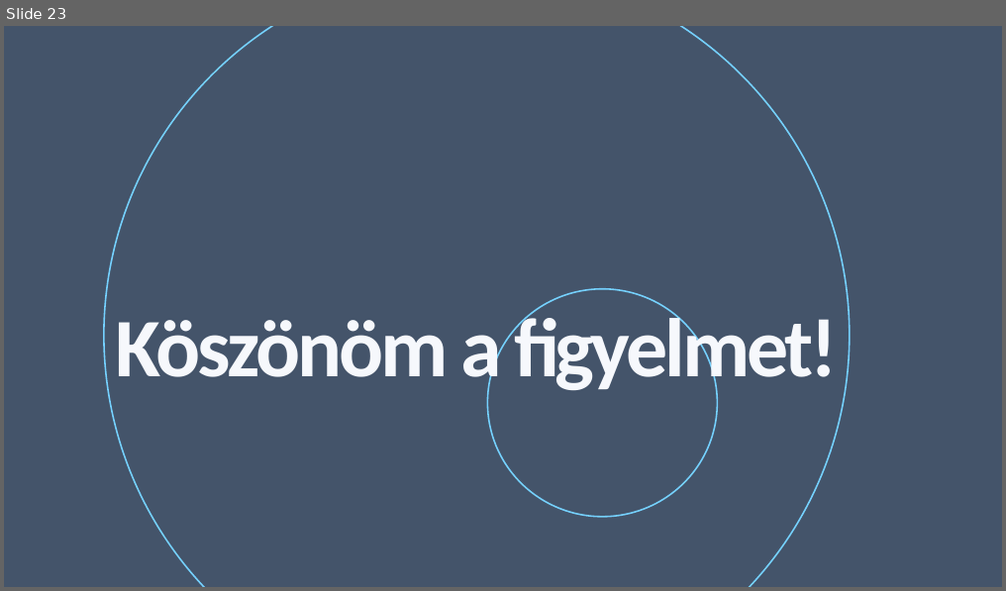
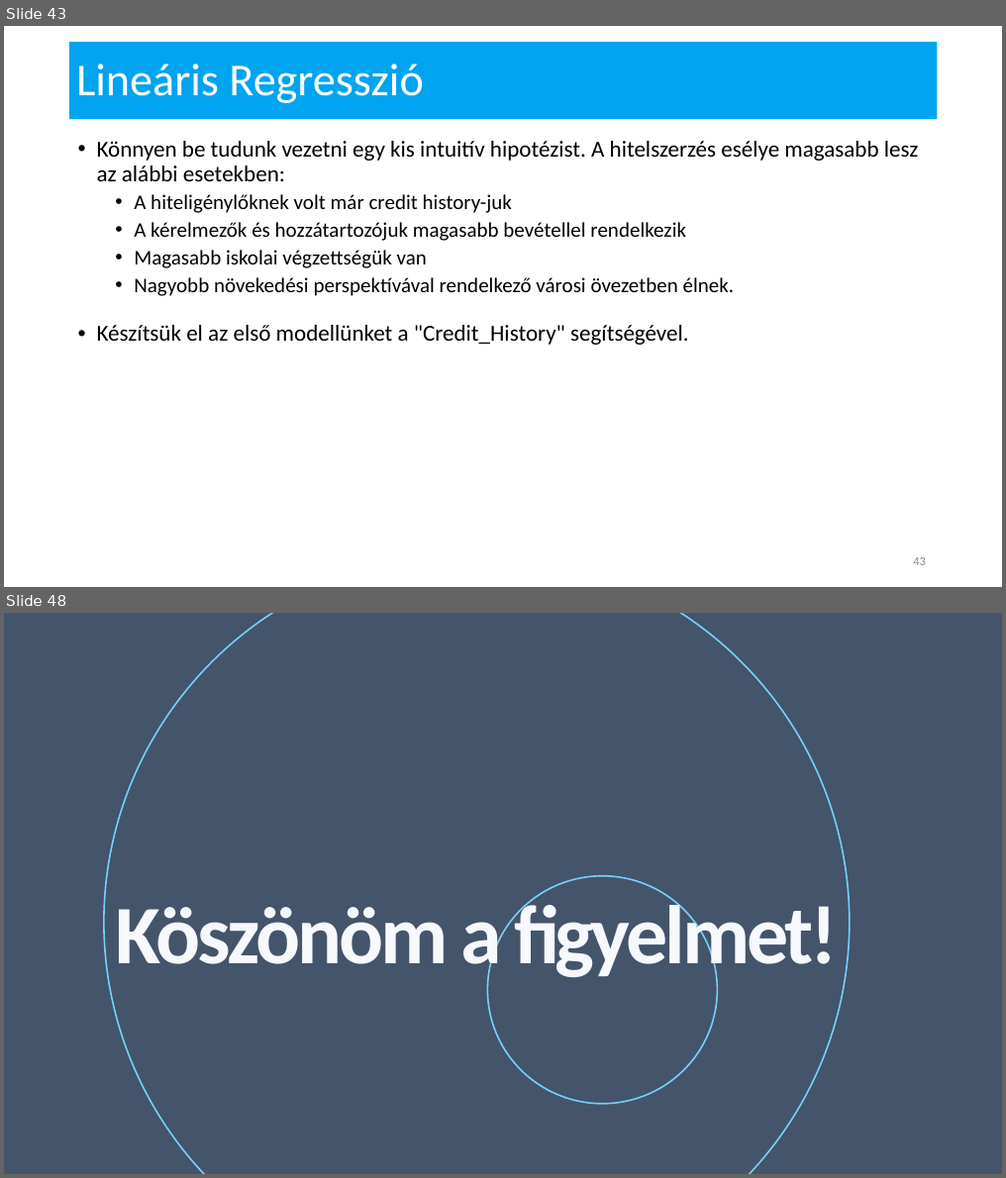
Before and after one commit to mshuedu/microsoft-ai-curriculum, a slide deck: 06-Azure Notebooks alapok/MI-6 - Azure Notebooks.pptx. Shown one above the other, each under a label of ours: slide 23 before the commit, slides 43 and 48 after it; the slides between them are not shown. The pictures are 1006x591 and 1006x1178 pixels, drawn with LibreOffice and Linux fonts; fonts in the diff are those of the drawing; background and template pictures are left out. Boxes give left, top, right and bottom in pixels: in the first picture for what was removed or moved away, otherwise in the second. Text is boxed around its words. In the diff, an @@ line names an element or a change of style, - is before the commit and + after.

```diff
--- a/06-Azure Notebooks alapok/MI-6 - Azure Notebooks.pptx
+++ b/06-Azure Notebooks alapok/MI-6 - Azure Notebooks.pptx
@@ slide 43 added at bbox=[4, 26, 1002, 587], background #FFFFFF @@
@@ rectangle added at bbox=[69, 42, 938, 120], fill #00A4EF @@
@@ title added at bbox=[76, 64, 423, 103], 44 pt, text #FFFEFF @@
+Lineáris Regresszió
@@ text added at bbox=[97, 141, 919, 345], 20 pt, text #000000 @@
+• Könnyen be tudunk vezetni egy kis intuitív hipotézist. A hitelszerzés esélye magasabb lesz az alábbi esetekben:
+  • A hiteligénylőknek volt már credit history-juk
+  • A kérelmezők és hozzátartozójuk magasabb bevétellel rendelkezik
+  • Magasabb iskolai végzettségük van
+  • Nagyobb növekedési perspektívával rendelkező városi övezetben élnek.
+• Készítsük el az első modellünket a "Credit_History" segítségével.
@@ page number added at bbox=[913, 558, 926, 566], 12 pt, text #8C8C8C @@
+43
@@ what was slide 23 is now slide 48 @@
```
Also in this commit, not shown: 1 slide changed, 24 other slides added, 27 other files.
